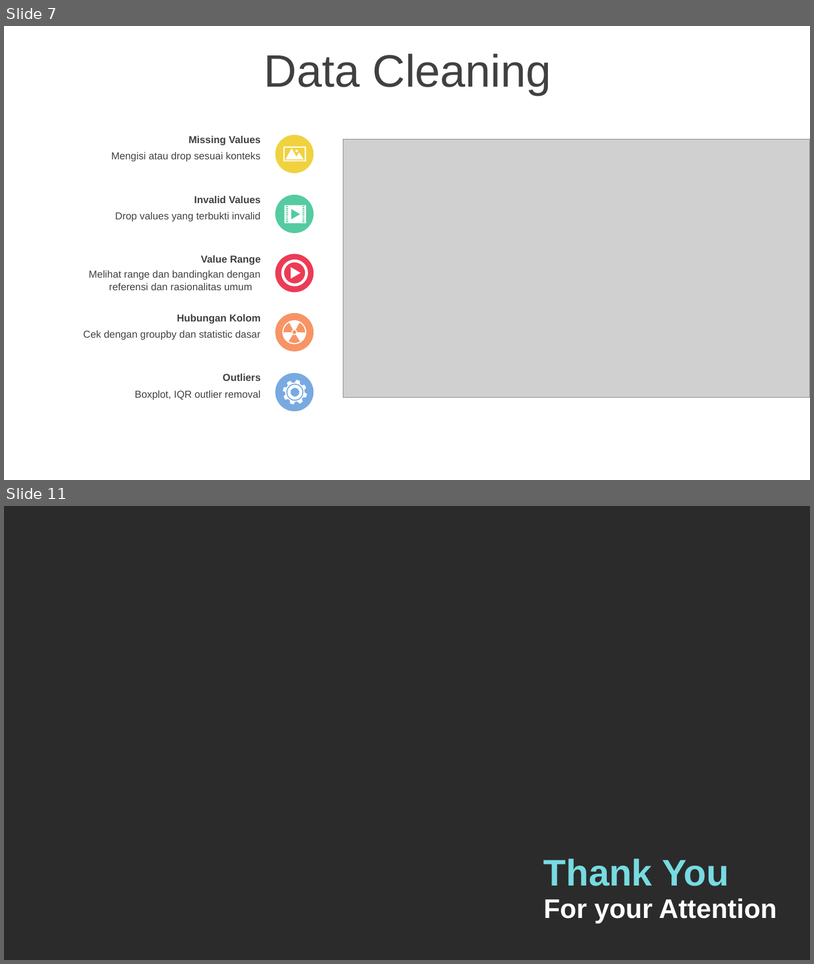
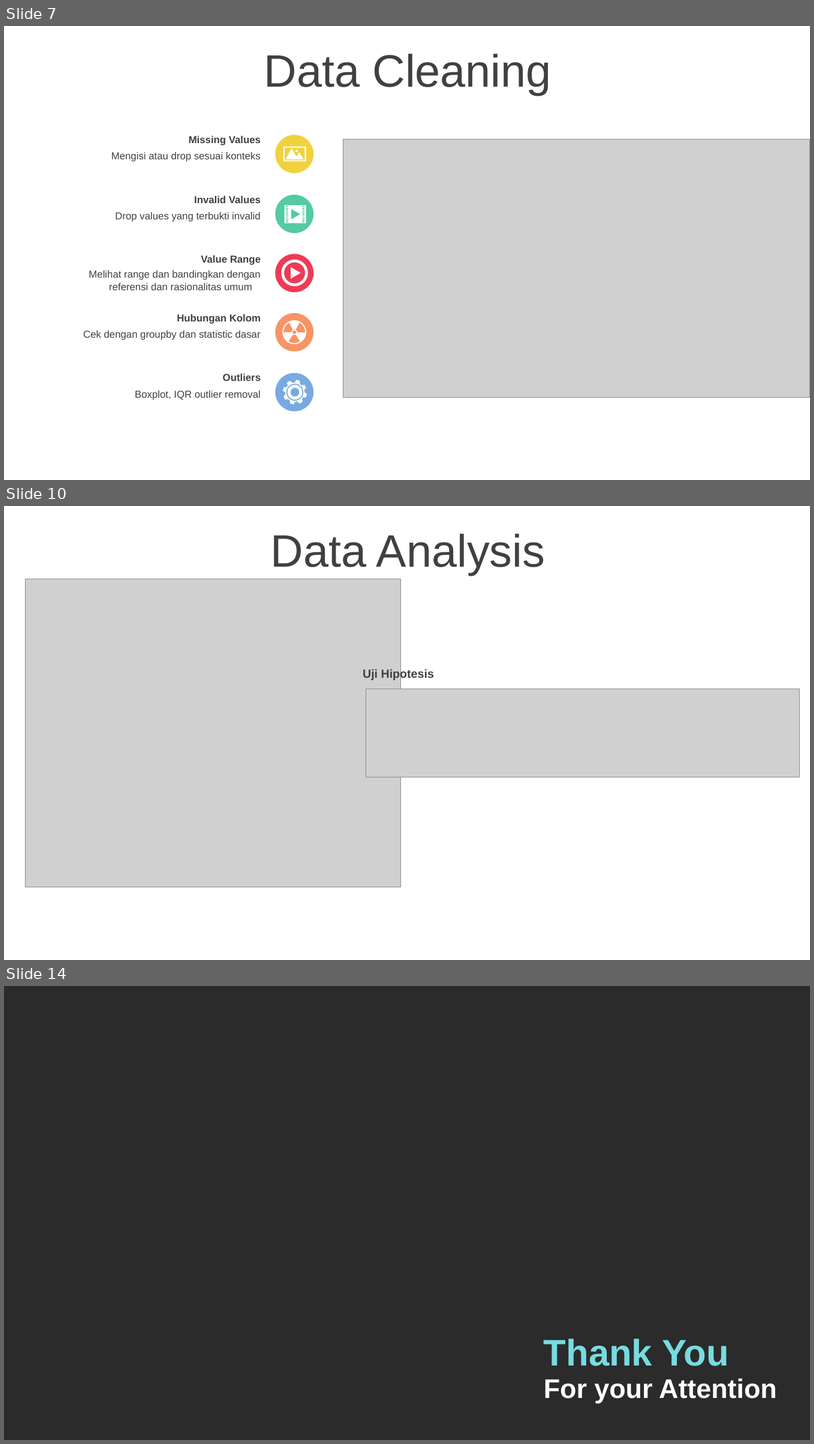
Before and after one commit to robbenrba/capstoneModule2, a slide deck: capstoneModule2_RobertoBenedict.pptx. Shown one above the other, each under a label of ours: slides 7 and 11 before the commit, slides 7, 10 and 14 after it; the slides between them are not shown. The pictures are 814x964 and 814x1444 pixels, drawn with LibreOffice and Linux fonts; fonts in the diff are those of the drawing; grey boxes stand for pictures; background and template pictures are left out; a plain dark background stands for a picture behind light text. Boxes give left, top, right and bottom in pixels: in the first picture for what was removed or moved away, otherwise in the second. Text is boxed around its words. In the diff, an @@ line names an element or a change of style, - is before the commit and + after.

```diff
--- a/capstoneModule2_RobertoBenedict.pptx
+++ b/capstoneModule2_RobertoBenedict.pptx
@@ slide 10 added at <box>4,506,810,960</box>, background #FFFFFF @@
@@ text added at <box>271,534,545,575</box>, 54 pt, text #404040 @@
+Data Analysis
@@ picture added at <box>25,579,400,886</box> @@
@@ text added at <box>363,669,434,681</box>, 14 pt, text #404040, bold @@
+Uji Hipotesis
@@ picture added at <box>366,688,800,777</box> @@
@@ what was slide 11 is now slide 14 @@
```
Also in this commit, not shown: 2 slides changed, 3 other slides added, 1 slide removed.
